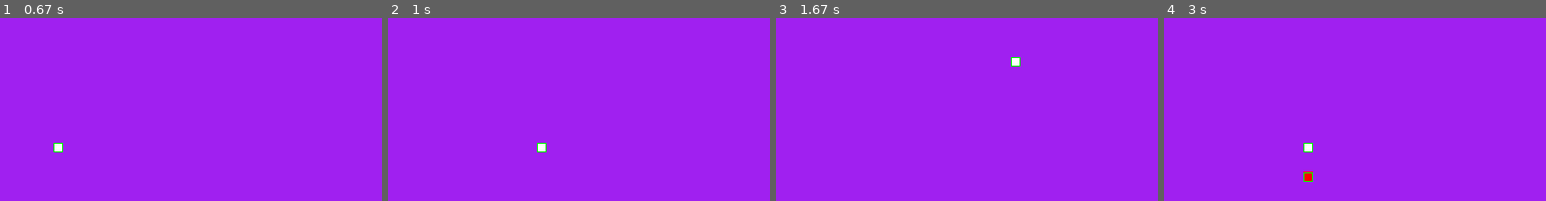
Above: before the commit, frames 1-4 (left to right).
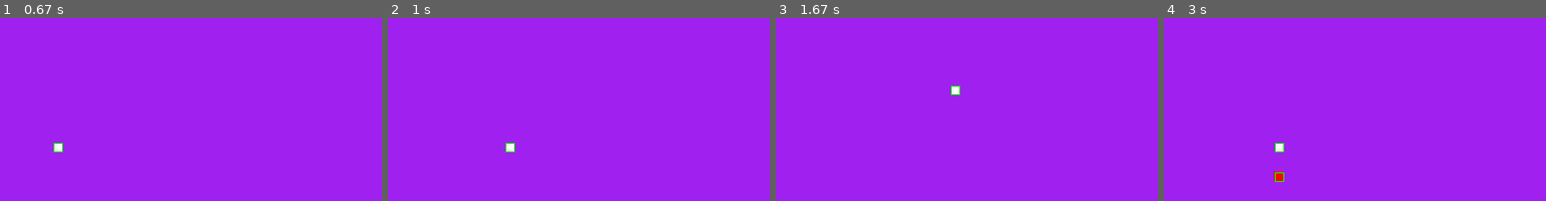
Above: after the commit, the same moments.

Repository: JPaoloMaloles/Pygame-Shooter
Game: pygame game, started from gamecycle.py
Two runs of this game, one before a commit and one after it. Both use one fixed random seed, a clock stepped at 60 frames per second and the inputs below.
Inputs:
- Up to frame 1 (0.67 s): tap Space at 0.33 s
- Up to frame 2 (1 s): hold D from 0.67 s (still down)
- Up to frame 3 (1.67 s): release D at 1.13 s; hold W 1.17-1.47 s; hold D from 1.5 s (still down)
- Up to frame 4 (3 s): release D at 1.97 s; hold A 2-2.53 s; hold S 2.57-2.87 s; hold A from 2.9 s (still down)
The pictures show only the part of the screen within x 43-93%, y 18-68%; the shares and areas given below are measured in that part.

Frame 1 is identical in both runs. In frame 2, 0.3% of the frame differs, in the area x 30-42%, y 68-74%; in frame 3, 0.3%; in frame 4, 0.6%, in the area x 28-39%, y 68-90%.

Commit message:
change player speed

Diff:
--- a/gamecycle.py
+++ b/gamecycle.py
@@ -67,20 +67,26 @@
     continue_game = True
     print(f'number of enemies: {len(enemy_objects)}')
     for enemy in enemy_objects:
-        if pygame.Rect.colliderect(player.player_rect, enemy.rectangle):
+        if pygame.Rect.colliderect(player_rect, enemy.rectangle):
             continue_game = False
+
     return continue_game
+
+def projectile_enemy_collision(projectile_rect):
+    for index, enemy in enumerate(enemy_objects):
+        if pygame.Rect.colliderect(projectile_rect, enemy.rectangle):
+            continue_game = False
 
 def player_movement(player_position):
     keys = pygame.key.get_pressed()
     if keys[pygame.K_w]:
-        player_position.y -= 300 * dt
+        player_position.y -= 200 * dt
     if keys[pygame.K_s]:
-        player_position.y += 300 * dt
+        player_position.y += 200 * dt
     if keys[pygame.K_a]:
-        player_position.x -= 300 * dt
+        player_position.x -= 200 * dt
     if keys[pygame.K_d]:
-        player_position.x += 300 * dt
+        player_position.x += 200 * dt
 
 def player_click(time_since_last_projectile_created):
     mouse_click = pygame.mouse.get_pressed()
@@ -183,6 +189,7 @@
             if getattr(projectile, 'tracking', False):
                 projectile.tracking(dt)
             projectile.fill(display_surface)
+            projectile_enemy_collision(projectile.rect)
 
         if not game_running:
             player_objects = []
